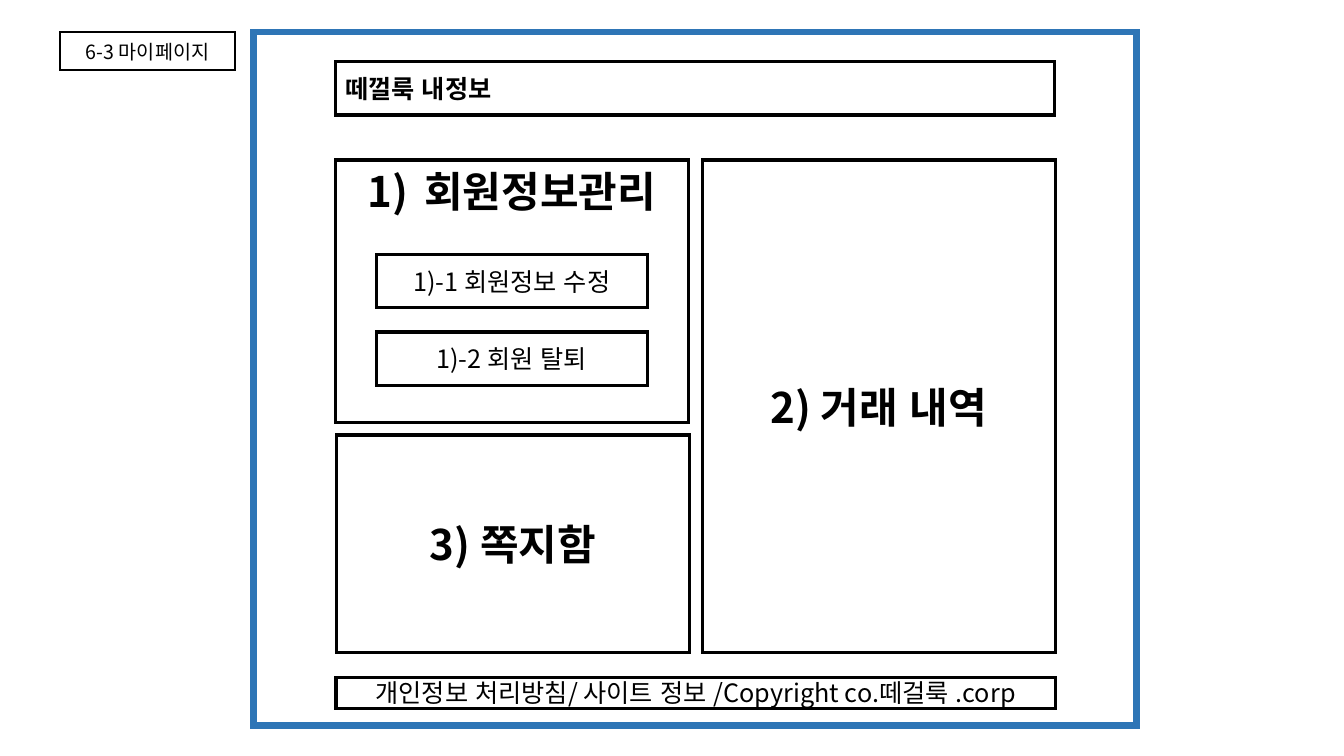
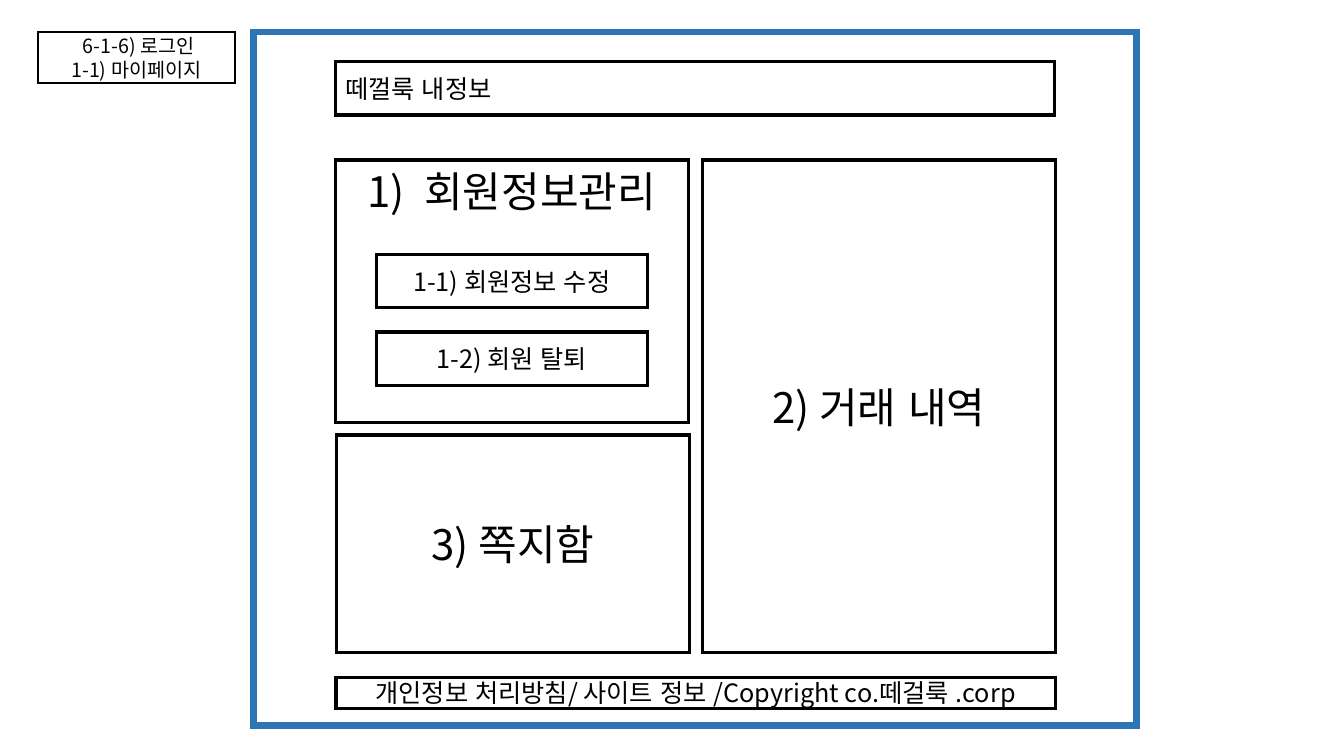
Before and after one commit to KKAKDI/5GONG, a slide deck: slide 5 of 오공 스토리보드.pptx. Drawn at 1344x756 pixels with LibreOffice and Linux fonts; fonts in the diff are those of the drawing. Boxes give left, top, right and bottom in pixels: in the first picture for what was removed or moved away, otherwise in the second. Text is boxed around its words. In the diff, an @@ line names an element or a change of style, - is before the commit and + after.

```diff
--- a/오공 스토리보드.pptx
+++ b/오공 스토리보드.pptx
@@ rectangle "6-1-6) 로그인" resized from (x1=60, y1=32, x2=235, y2=71) to (x1=38, y1=32, x2=236, y2=84) @@
@@ text in rectangle at (x1=71, y1=36, x2=201, y2=81): text changed @@
-6-3 마이페이지
+6-1-6) 로그인
+1-1) 마이페이지
@@ bold off in 4 elements at (x1=336, y1=62, x2=1056, y2=115), (x1=336, y1=160, x2=689, y2=423), (x1=337, y1=436, x2=690, y2=653), (x1=703, y1=160, x2=1056, y2=653) @@
@@ text in rectangle at (x1=413, y1=270, x2=610, y2=296): text changed @@
-1)-1 회원정보 수정
+1-1) 회원정보 수정
@@ text in rectangle at (x1=436, y1=347, x2=587, y2=373): text changed @@
-1)-2 회원 탈퇴
+1-2) 회원 탈퇴
```
Also in this commit, not shown: 6 other slides changed, 10 slides added.
